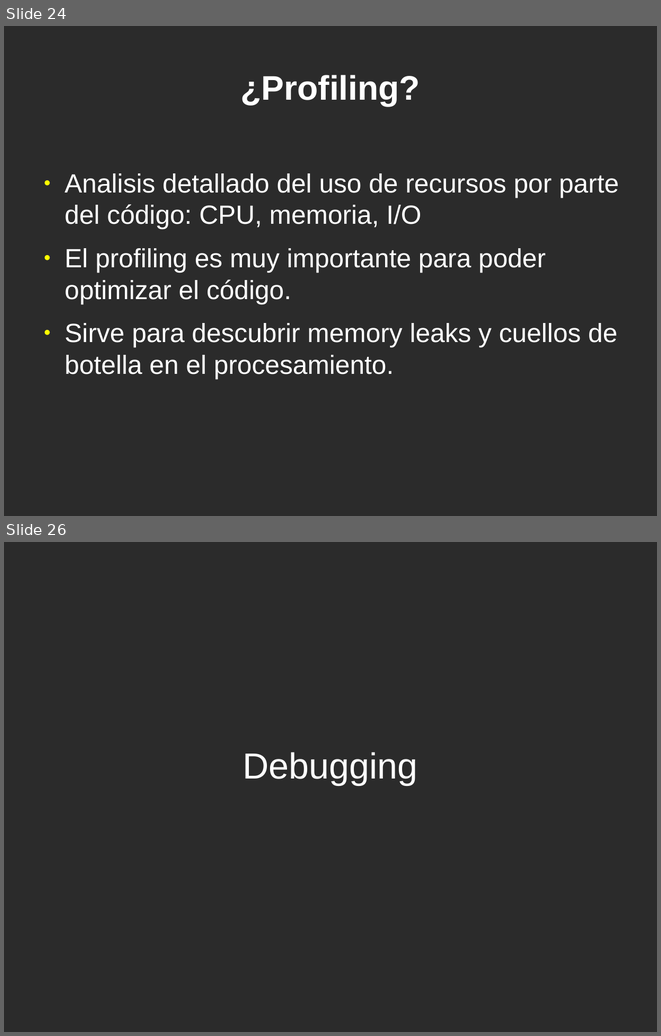
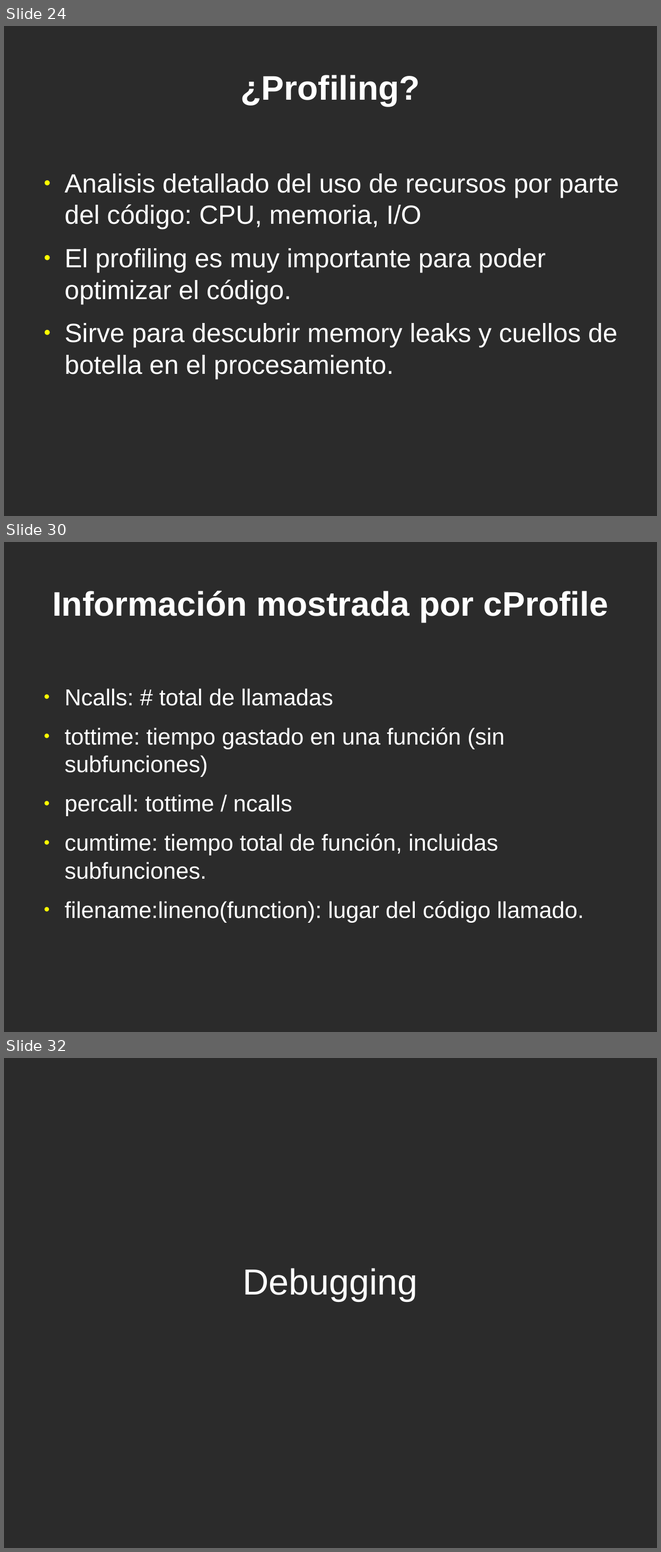
Before and after one commit to jeudy/clases_topicosI2013, a slide deck: 14-Debugging-Profiling-Testing.odp. Shown one above the other, each under a label of ours: slides 24 and 26 before the commit, slides 24, 30 and 32 after it; the slides between them are not shown. The pictures are 661x1036 and 661x1552 pixels, drawn with LibreOffice and Linux fonts; fonts in the diff are those of the drawing; background and template pictures are left out; a plain dark background stands for a picture behind light text. Boxes give left, top, right and bottom in pixels: in the first picture for what was removed or moved away, otherwise in the second. Text is boxed around its words. In the diff, an @@ line names an element or a change of style, - is before the commit and + after.

```diff
--- a/14-Debugging-Profiling-Testing.odp
+++ b/14-Debugging-Profiling-Testing.odp
@@ slide 30 added at box(4, 542, 657, 1032), background picture (left out) @@
@@ title added at box(52, 591, 609, 623), 41.4 pt, text #FFFFFF, bold @@
+Información mostrada por cProfile
@@ text added at box(64, 688, 584, 923), 28 pt, text #FFFFFF @@
+● Ncalls: # total de llamadas
+● tottime: tiempo gastado en una función (sin subfunciones)
+● percall: tottime / ncalls
+● cumtime: tiempo total de función, incluidas subfunciones.
+● filename:lineno(function): lugar del código llamado.
@@ what was slide 26 is now slide 32 @@
```
Also in this commit, not shown: 6 other slides added, 1 slide removed.
